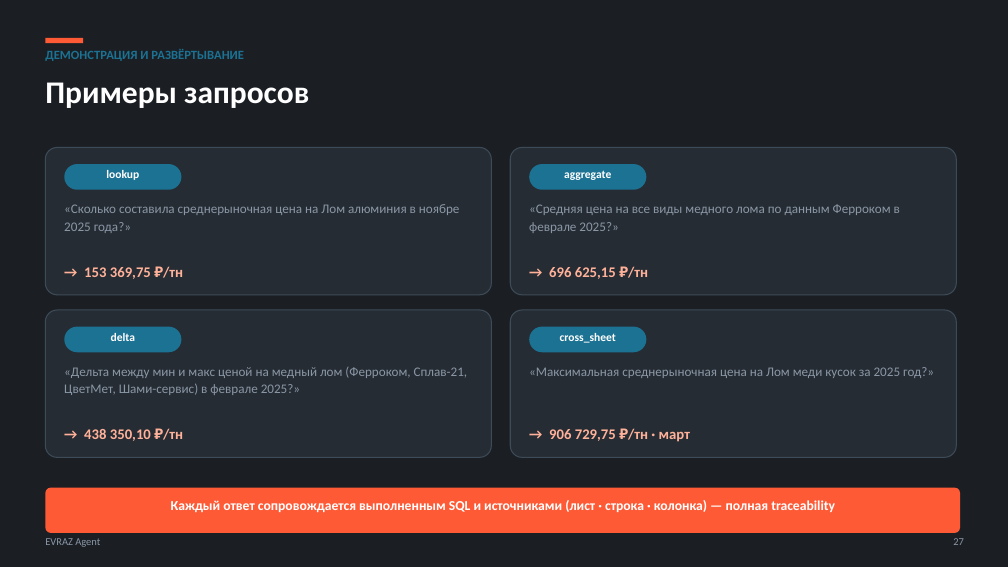
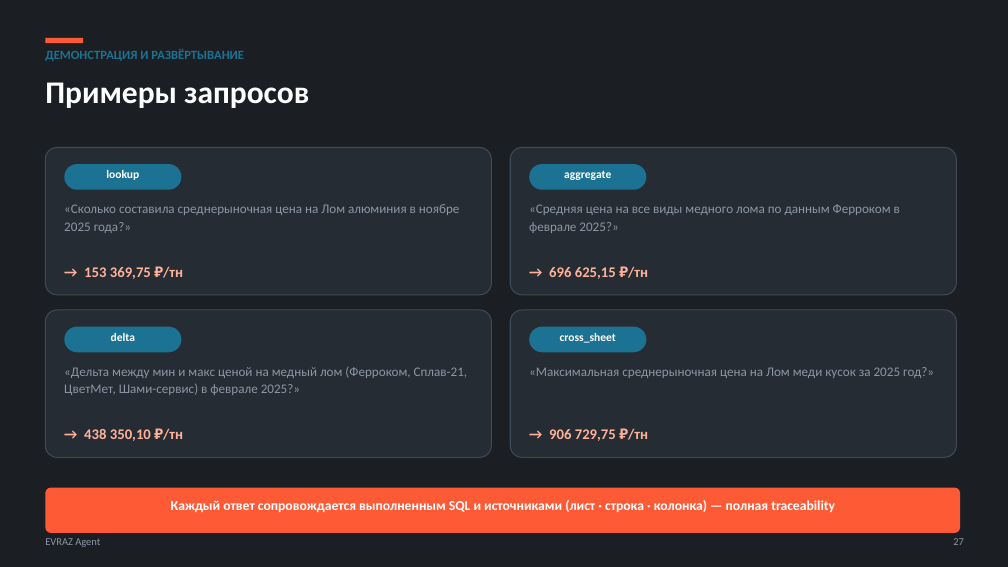
Before and after one commit to kostIT13/EVRAZ_ExcelAgent, a slide deck: slide 17 of data/EVRAZ_Agent_improved.pptx (slide 27 before the commit). Drawn at 1008x567 pixels with LibreOffice and Linux fonts; fonts in the diff are those of the drawing. Boxes give left, top, right and bottom in pixels: in the first picture for what was removed or moved away, otherwise in the second. Text is boxed around its words. In the diff, an @@ line names an element or a change of style, - is before the commit and + after.

```diff
--- a/data/EVRAZ_Agent_improved.pptx
+++ b/data/EVRAZ_Agent_improved.pptx
@@ text at [549,428,648,441]: text changed @@
-→ 906 729,75 ₽/тн · март
+→ 906 729,75 ₽/тн
```
Also in this commit, not shown: 3 other slides changed, 13 slides removed, 33 other files.
